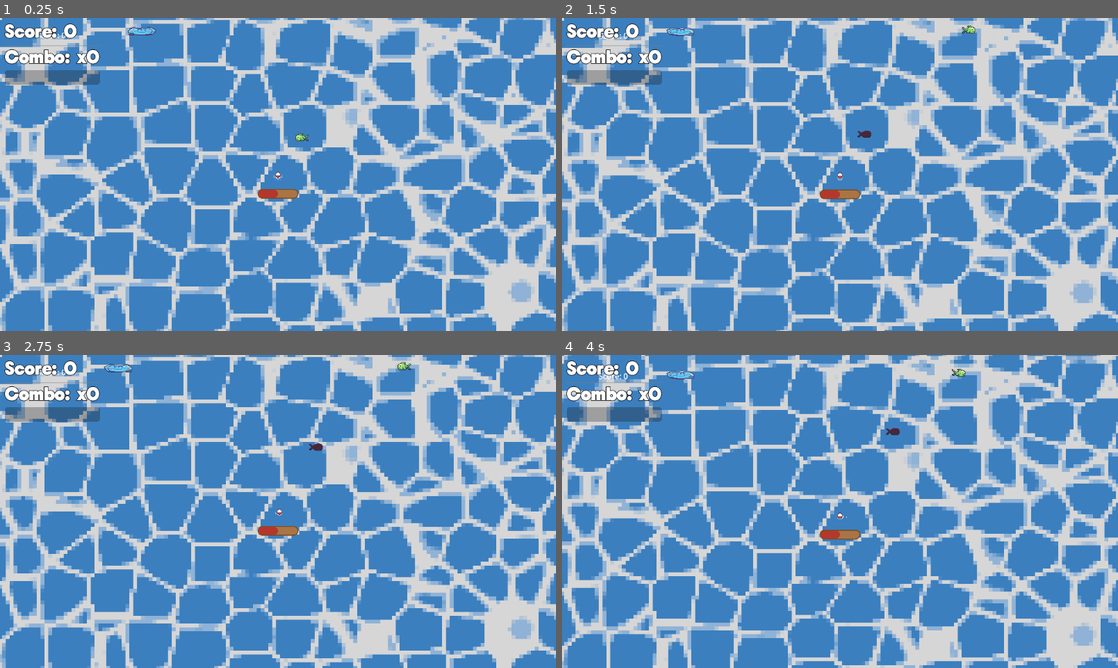
Above: before the commit, frames 1-4 (two rows, left to right).
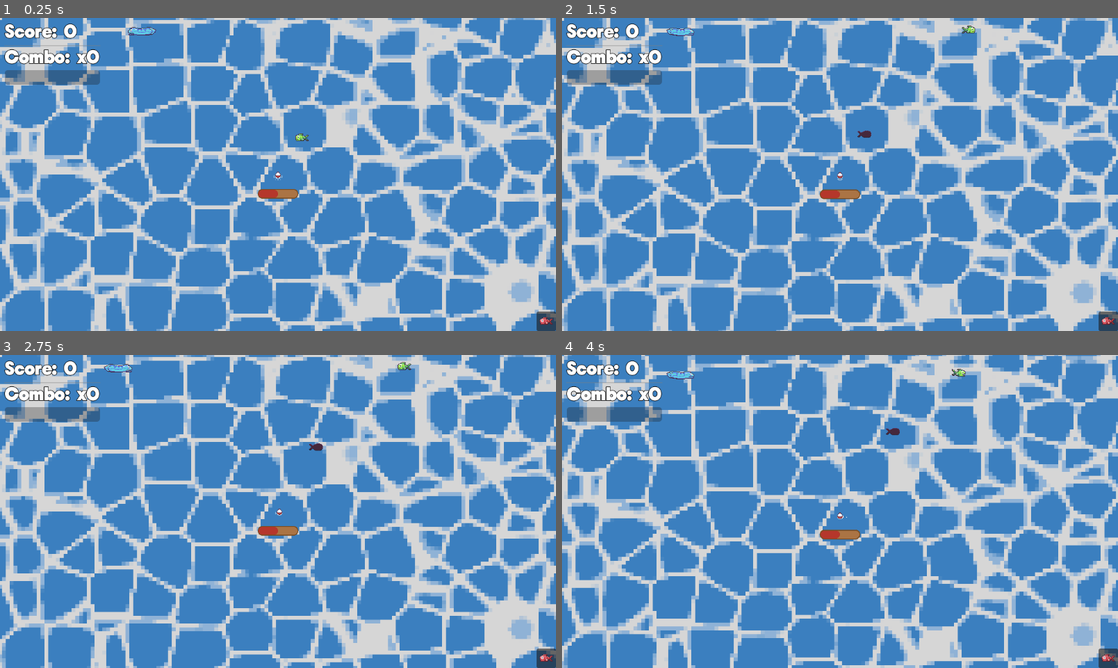
Above: after the commit, the same moments.

Repository: manspider-thatdev/fishing-game
Game: Godot game, scene res://scenes/main.tscn
Two runs of this game, one before a commit and one after it. Both use one fixed random seed, a clock stepped at 60 frames per second and the inputs below.
Inputs:
- Up to frame 1 (0.25 s): no input
- Up to frame 2 (1.5 s): hold D (right) 0.53-1.28 s; hold Space (space) 0.53-1.28 s; hold S (down) from 1.28 s (still down); tap Space (space) at 1.35 s
- Up to frame 3 (2.75 s): tap Enter at 2 s; release S (down) at 2.03 s; hold D (right) from 2.03 s (still down); hold Space (space) from 2.03 s (still down)
- Up to frame 4 (4 s): release D (right) at 2.78 s; release Space (space) at 2.78 s; hold W (up) 2.78-3.53 s; tap Space (space) at 2.85 s; hold A (left) from 3.53 s (still down); hold Space (space) from 3.53 s (still down)

The runs differ from the first frame. In frame 1, 0.2% of the frame differs, in the area x 7-100%, y 4-100%; in frame 2, 0.2%; in frame 3, 0.2%; in frame 4, 0.3%, in the area x 6-100%, y 5-100%.

Commit message:
Fish Popup Starter

Diff:
--- a/scenes/bobber.tscn
+++ b/scenes/bobber.tscn
@@ -247,6 +247,7 @@
 show_percentage = false
 
 [node name="ScoreLabel" type="Label" parent="."]
+visible = false
 offset_left = -500.0
 offset_top = -300.0
 offset_right = -439.0
--- a/scenes/fishing_gui.tscn
+++ b/scenes/fishing_gui.tscn
@@ -1,7 +1,123 @@
-[gd_scene load_steps=7 format=3 uid="uid://d34xyh3hk8kgu"]
+[gd_scene load_steps=9 format=3 uid="uid://d34xyh3hk8kgu"]
 
 [ext_resource type="Script" path="res://scripts/fishing_gui.gd" id="1_tdink"]
 [ext_resource type="FontFile" uid="uid://byl2kimsamg54" path="res://assets/fonts/BNHightide.otf" id="1_yjyji"]
+[ext_resource type="Texture2D" uid="uid://cj08u2bep1s1y" path="res://assets/2d/fish/FishRed.png" id="3_actct"]
+
+[sub_resource type="Animation" id="Animation_cbsye"]
+length = 0.001
+tracks/0/type = "value"
+tracks/0/imported = false
+tracks/0/enabled = true
+tracks/0/path = NodePath("MarginContainer/VBoxContainer/ScoreLabel/ScoreUpLabel:visible")
+tracks/0/interp = 1
+tracks/0/loop_wrap = true
+tracks/0/keys = {
+"times": PackedFloat32Array(0, 0.001),
+"transitions": PackedFloat32Array(1, 1),
+"update": 1,
+"values": [false, false]
+}
+tracks/1/type = "value"
+tracks/1/imported = false
+tracks/1/enabled = true
+tracks/1/path = NodePath("MarginContainer/VBoxContainer/ScoreLabel/ScoreUpLabel:modulate")
+tracks/1/interp = 1
+tracks/1/loop_wrap = true
+tracks/1/keys = {
+"times": PackedFloat32Array(0),
+"transitions": PackedFloat32Array(1),
+"update": 0,
+"values": [Color(1, 1, 1, 1)]
+}
+tracks/2/type = "value"
+tracks/2/imported = false
+tracks/2/enabled = true
+tracks/2/path = NodePath("MarginContainer/VBoxContainer/ScoreLabel/ScoreUpLabel:position")
+tracks/2/interp = 1
+tracks/2/loop_wrap = true
+tracks/2/keys = {
+"times": PackedFloat32Array(0),
+"transitions": PackedFloat32Array(1),
+"update": 0,
+"values": [Vector2(200, 0)]
+}
+tracks/3/type = "value"
+tracks/3/imported = false
+tracks/3/enabled = true
+tracks/3/path = NodePath("MarginContainer/VBoxContainer/ScoreLabel/ScoreUpLabel:text")
+tracks/3/interp = 1
+tracks/3/loop_wrap = true
+tracks/3/keys = {
+"times": PackedFloat32Array(0),
+"transitions": PackedFloat32Array(1),
+"update": 1,
+"values": ["+%d"]
+}
+tracks/4/type = "value"
+tracks/4/imported = false
+tracks/4/enabled = true
+tracks/4/path = NodePath("MarginContainer/VBoxContainer/ScoreLabel:modulate")
+tracks/4/interp = 1
+tracks/4/loop_wrap = true
+tracks/4/keys = {
+"times": PackedFloat32Array(0),
+"transitions": PackedFloat32Array(1),
+"update": 0,
+"values": [Color(1, 1, 1, 1)]
+}
+
+[sub_resource type="Animation" id="Animation_t66ow"]
+resource_name = "SCOREDOWN"
+length = 0.5
+tracks/0/type = "value"
+tracks/0/imported = false
+tracks/0/enabled = true
+tracks/0/path = NodePath("MarginContainer/VBoxContainer/ScoreLabel/ScoreUpLabel:visible")
+tracks/0/interp = 1
+tracks/0/loop_wrap = true
+tracks/0/keys = {
+"times": PackedFloat32Array(0),
+"transitions": PackedFloat32Array(1),
+"update": 1,
+"values": [true]
+}
+tracks/1/type = "value"
+tracks/1/imported = false
+tracks/1/enabled = true
+tracks/1/path = NodePath("MarginContainer/VBoxContainer/ScoreLabel/ScoreUpLabel:modulate")
+tracks/1/interp = 1
+tracks/1/loop_wrap = true
+tracks/1/keys = {
+"times": PackedFloat32Array(0, 0.5),
+"transitions": PackedFloat32Array(1, 1),
+"update": 0,
+"values": [Color(1, 1, 1, 1), Color(1, 1, 1, 0)]
+}
+tracks/2/type = "value"
+tracks/2/imported = false
+tracks/2/enabled = true
+tracks/2/path = NodePath("MarginContainer/VBoxContainer/ScoreLabel/ScoreUpLabel:position")
+tracks/2/interp = 1
+tracks/2/loop_wrap = true
+tracks/2/keys = {
+"times": PackedFloat32Array(0, 0.5),
+"transitions": PackedFloat32Array(1, 1),
+"update": 0,
+"values": [Vector2(200, 0), Vector2(200, 15)]
+}
+tracks/3/type = "value"
+tracks/3/imported = false
+tracks/3/enabled = true
+tracks/3/path = NodePath("MarginContainer/VBoxContainer/ScoreLabel:modulate")
+tracks/3/interp = 1
+tracks/3/loop_wrap = true
+tracks/3/keys = {
+"times": PackedFloat32Array(0, 0.5),
+"transitions": PackedFloat32Array(1, 1),
+"update": 0,
+"values": [Color(1, 0, 0, 1), Color(1, 1, 1, 1)]
+}
 
 [sub_resource type="Animation" id="Animation_v6lvw"]
 resource_name = "SCOREUP"
@@ -55,127 +171,16 @@
 "values": [Color(0, 1, 0, 1), Color(1, 1, 1, 1)]
 }
 
-[sub_resource type="Animation" id="Animation_cbsye"]
-length = 0.001
-tracks/0/type = "value"
-tracks/0/imported = false
-tracks/0/enabled = true
-tracks/0/path = NodePath("MarginContainer/VBoxContainer/ScoreLabel/ScoreUpLabel:visible")
-tracks/0/interp = 1
-tracks/0/loop_wrap = true
-tracks/0/keys = {
-"times": PackedFloat32Array(0, 0.001),
-"transitions": PackedFloat32Array(1, 1),
-"update": 1,
-"values": [false, false]
-}
-tracks/1/type = "value"
-tracks/1/imported = false
-tracks/1/enabled = true
-tracks/1/path = NodePath("MarginContainer/VBoxContainer/ScoreLabel/ScoreUpLabel:modulate")
-tracks/1/interp = 1
-tracks/1/loop_wrap = true
-tracks/1/keys = {
-"times": PackedFloat32Array(0),
-"transitions": PackedFloat32Array(1),
-"update": 0,
-"values": [Color(1, 1, 1, 1)]
-}
-tracks/2/type = "value"
-tracks/2/imported = false
-tracks/2/enabled = true
-tracks/2/path = NodePath("MarginContainer/VBoxContainer/ScoreLabel/ScoreUpLabel:position")
-tracks/2/interp = 1
-tracks/2/loop_wrap = true
-tracks/2/keys = {
-"times": PackedFloat32Array(0),
-"transitions": PackedFloat32Array(1),
-"update": 0,
-"values": [Vector2(200, 0)]
-}
-tracks/3/type = "value"
-tracks/3/imported = false
-tracks/3/enabled = true
-tracks/3/path = NodePath("MarginContainer/VBoxContainer/ScoreLabel/ScoreUpLabel:text")
-tracks/3/interp = 1
-tracks/3/loop_wrap = true
-tracks/3/keys = {
-"times": PackedFloat32Array(0),
-"transitions": PackedFloat32Array(1),
-"update": 1,
-"values": ["+%d"]
-}
-tracks/4/type = "value"
-tracks/4/imported = false
-tracks/4/enabled = true
-tracks/4/path = NodePath("MarginContainer/VBoxContainer/ScoreLabel:modulate")
-tracks/4/interp = 1
-tracks/4/loop_wrap = true
-tracks/4/keys = {
-"times": PackedFloat32Array(0),
-"transitions": PackedFloat32Array(1),
-"update": 0,
-"values": [Color(1, 1, 1, 1)]
-}
-
-[sub_resource type="Animation" id="Animation_t66ow"]
-resource_name = "SCOREDOWN"
-length = 0.5
-tracks/0/type = "value"
-tracks/0/imported = false
-tracks/0/enabled = true
-tracks/0/path = NodePath("MarginContainer/VBoxContainer/ScoreLabel/ScoreUpLabel:visible")
-tracks/0/interp = 1
-tracks/0/loop_wrap = true
-tracks/0/keys = {
-"times": PackedFloat32Array(0),
-"transitions": PackedFloat32Array(1),
-"update": 1,
-"values": [true]
-}
-tracks/1/type = "value"
-tracks/1/imported = false
-tracks/1/enabled = true
-tracks/1/path = NodePath("MarginContainer/VBoxContainer/ScoreLabel/ScoreUpLabel:modulate")
-tracks/1/interp = 1
-tracks/1/loop_wrap = true
-tracks/1/keys = {
-"times": PackedFloat32Array(0, 0.5),
-"transitions": PackedFloat32Array(1, 1),
-"update": 0,
-"values": [Color(1, 1, 1, 1), Color(1, 1, 1, 0)]
-}
-tracks/2/type = "value"
-tracks/2/imported = false
-tracks/2/enabled = true
-tracks/2/path = NodePath("MarginContainer/VBoxContainer/ScoreLabel/ScoreUpLabel:position")
-tracks/2/interp = 1
-tracks/2/loop_wrap = true
-tracks/2/keys = {
-"times": PackedFloat32Array(0, 0.5),
-"transitions": PackedFloat32Array(1, 1),
-"update": 0,
-"values": [Vector2(200, 0), Vector2(200, 15)]
-}
-tracks/3/type = "value"
-tracks/3/imported = false
-tracks/3/enabled = true
-tracks/3/path = NodePath("MarginContainer/VBoxContainer/ScoreLabel:modulate")
-tracks/3/interp = 1
-tracks/3/loop_wrap = true
-tracks/3/keys = {
-"times": PackedFloat32Array(0, 0.5),
-"transitions": PackedFloat32Array(1, 1),
-"update": 0,
-"values": [Color(1, 0, 0, 1), Color(1, 1, 1, 1)]
-}
-
 [sub_resource type="AnimationLibrary" id="AnimationLibrary_ffcey"]
 _data = {
 "RESET": SubResource("Animation_cbsye"),
 "SCOREDOWN": SubResource("Animation_t66ow"),
 "SCOREUP": SubResource("Animation_v6lvw")
 }
+
+[sub_resource type="AtlasTexture" id="AtlasTexture_m66xj"]
+atlas = ExtResource("3_actct")
+region = Rect2(0, 0, 32, 32)
 
 [node name="fishing_gui" type="CanvasLayer"]
 script = ExtResource("1_tdink")
@@ -230,3 +235,22 @@
 libraries = {
 "": SubResource("AnimationLibrary_ffcey")
 }
+
+[node name="Panel" type="Panel" parent="."]
+anchors_preset = 3
+anchor_left = 1.0
+anchor_top = 1.0
+anchor_right = 1.0
+anchor_bottom = 1.0
+offset_left = -40.0
+offset_top = -40.0
+grow_horizontal = 0
+grow_vertical = 0
+
+[node name="TextureRect" type="TextureRect" parent="Panel"]
+layout_mode = 0
+offset_right = 40.0
+offset_bottom = 40.0
+texture = SubResource("AtlasTexture_m66xj")
+stretch_mode = 3
+flip_h = true
